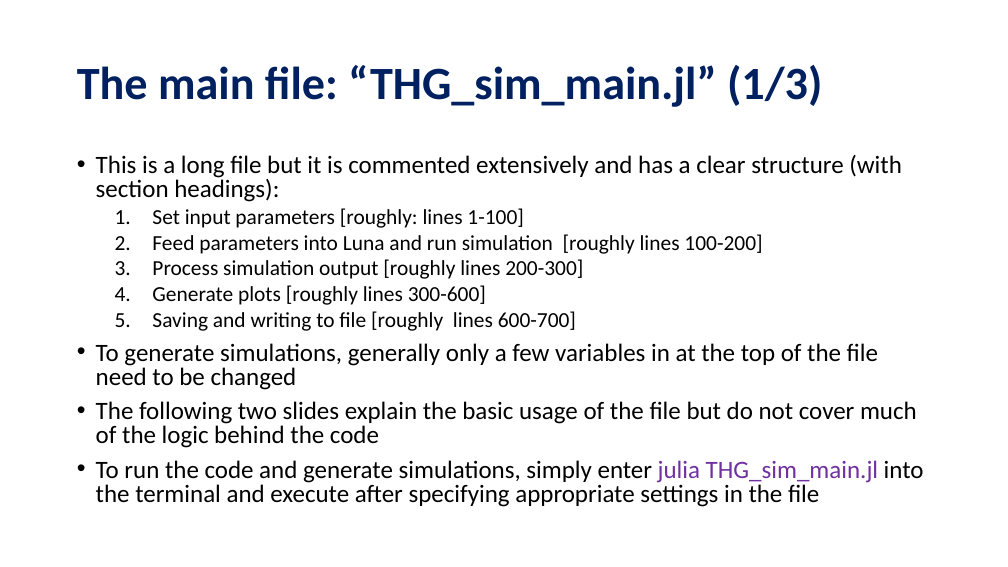
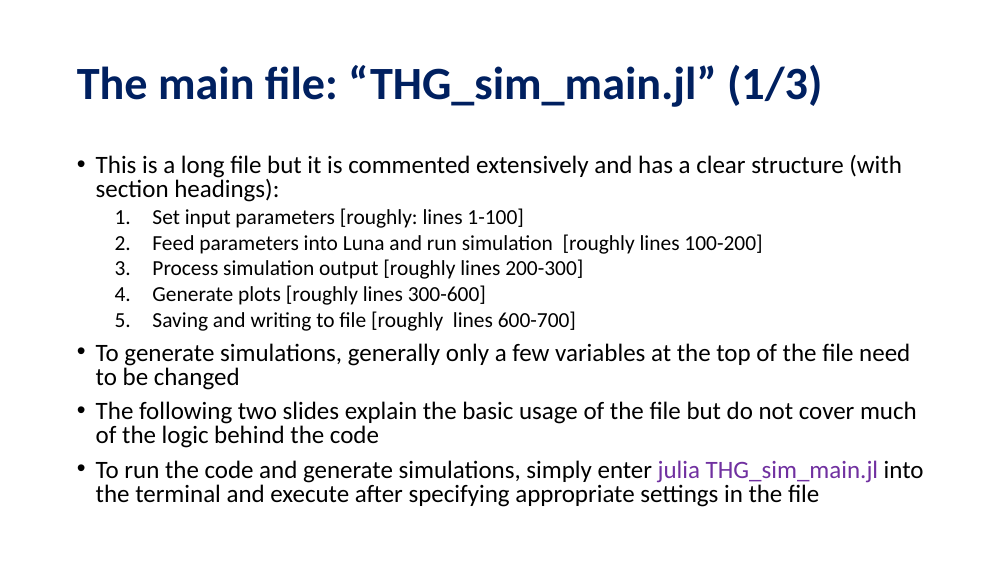
Before and after one commit to david-f-amorim/Simulating-THG-of-few-femtosecond-pulses-in-a-noble-gas-, a slide deck: slide 6 of presentations/DESY - Code Handover.pptx. Drawn at 1008x567 pixels with LibreOffice and Linux fonts; fonts in the diff are those of the drawing. Boxes give left, top, right and bottom in pixels: in the first picture for what was removed or moved away, otherwise in the second. Text is boxed around its words. In the diff, an @@ line names an element or a change of style, - is before the commit and + after.

```diff
--- a/presentations/DESY - Code Handover.pptx
+++ b/presentations/DESY - Code Handover.pptx
@@ text at box(96, 343, 910, 390): text changed @@
-• To generate simulations, generally only a few variables in at the top of the file need to be changed
+• To generate simulations, generally only a few variables at the top of the file need to be changed
```
Also in this commit, not shown: 6 other slides changed, 1 slide added, 9 other files.
